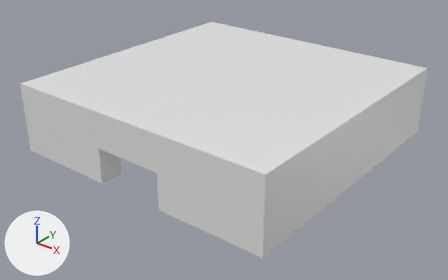
Renders of the Blender file Modelle/Gehäuse.blend from each side of a commit.
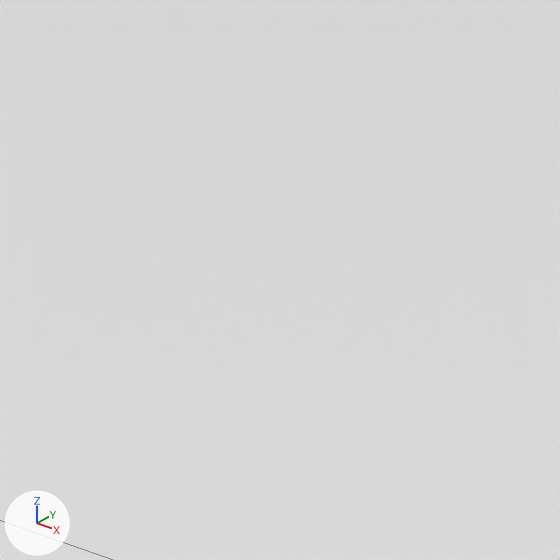
Old and new are each drawn whole from a camera (50 mm lens) standing at (30.0, -38.38, 33.66) and looking at (0.29, -1.24, 10.63) and again close up on the part from 43% to 61% of the width and 18% to 48% of the height. Lighting does not change. The marker at lower left points along +X, +Y and +Z. The close-ups show mesh edges as thin lines.
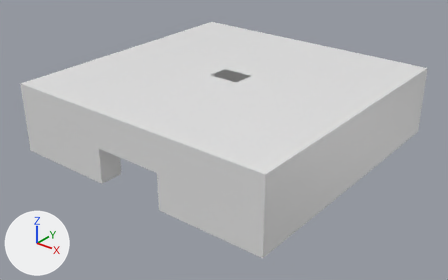
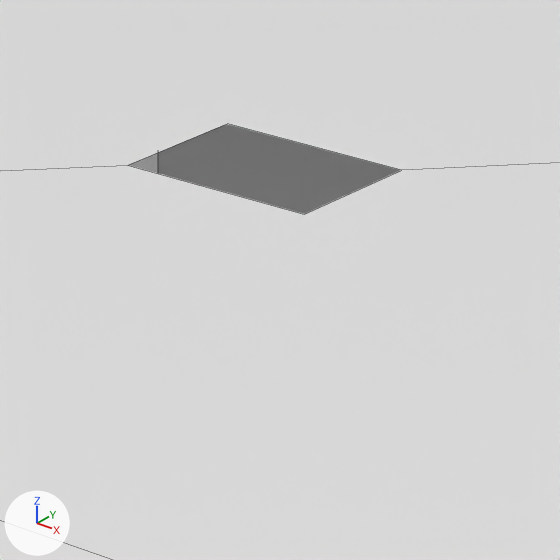
Edits to the bpy script that builds the scene:
```text
Change me_cube:
    where me_cube.from_pydata(...)  # 24 vertices, 18 faces; spans x -1.2..1.2, y -1.2..1.2, z -5.0..1.0
    used by ob_cube; location = (0.0, 0.0, 15.0); scale = (10.0, 10.0, 1.0)
    verts and faces of me_cube; kept vertices keep their numbers, new ones are numbered from 24
    before: 0 (1.0, 1.0, 1.0), 2 (1.0, -1.0, 1.0), 4 (-1.0, 1.0, 1.0), 6 (-1.0, -1.0, 1.0)
    me_cube part 1
    add delete_faces([(0, 4, 6, 2)])
    add verts[24] = (-0.14, -0.1, 1.0)  # pixel (127, 165)
    add verts[25] = (0.14, -0.1, 1.0)  # pixel (304, 214)
    add verts[26] = (0.14, 0.1, 1.0)  # pixel (401, 170)
    add verts[27] = (-0.14, 0.1, 1.0)  # pixel (227, 123)
    add faces += [(0, 4, 6, 24, 27, 26), (0, 26, 25, 24, 6, 2)]
```

What differs and where, as boxes (x1, y1, x2, y2) in the close-ups (560 x 560 px):
part 1 of me_cube, built on: (0, 120, 560, 218) in both
'Cube.003', unchanged, uncovered by the edit: before (0, 521, 111, 560); after (0, 124, 401, 560)
